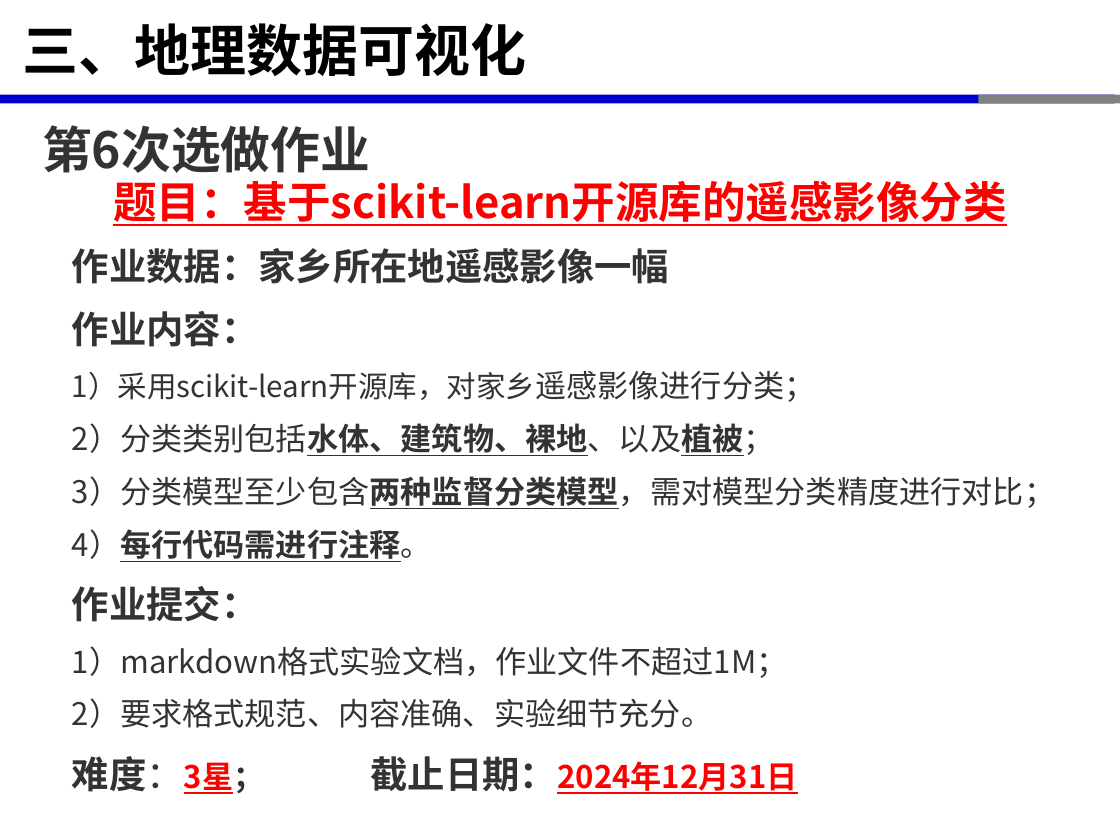
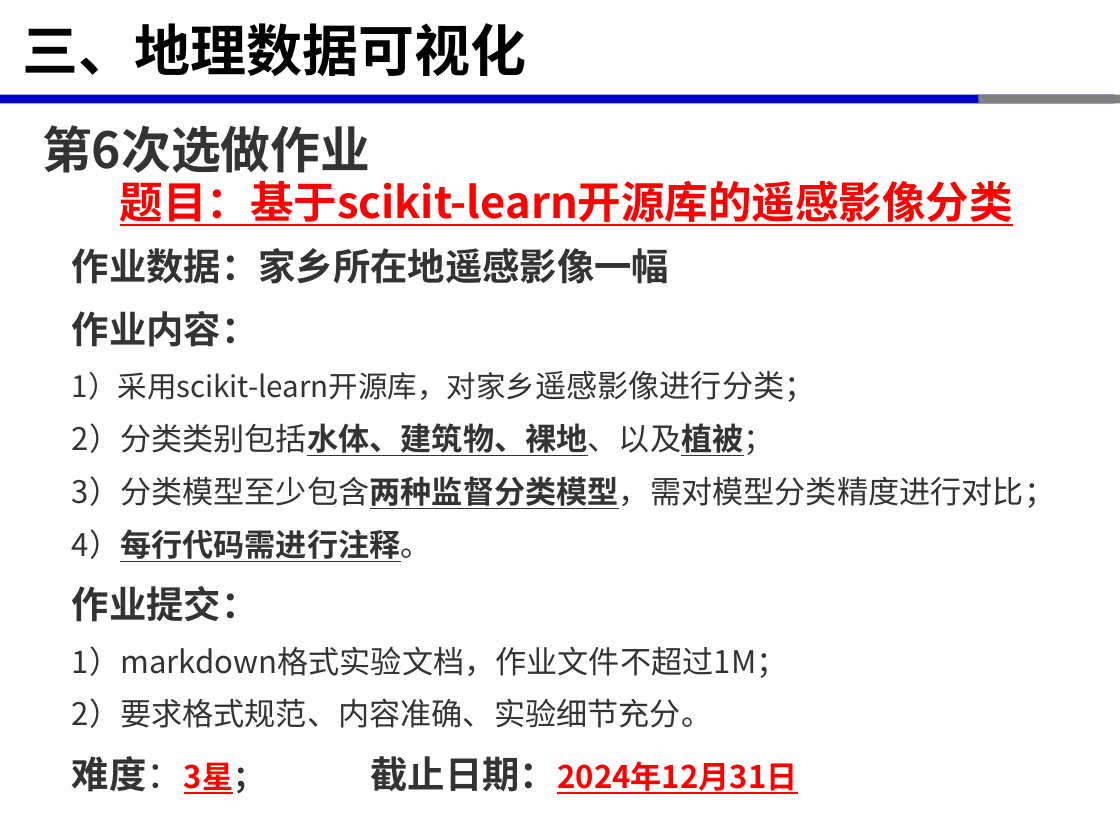
Before and after one commit to xinluo2018/open-source-gis-course, a slide deck: slide 14 of 第7章-机器学习与遥感影像分类-6课时/第7章-机器学习与遥感影像分类.pptx. Drawn at 1120x840 pixels with LibreOffice and Linux fonts; fonts in the diff are those of the drawing. Boxes give left, top, right and bottom in pixels: in the first picture for what was removed or moved away, otherwise in the second. Text is boxed around its words. In the diff, an @@ line names an element or a change of style, - is before the commit and + after.

```diff
--- a/第7章-机器学习与遥感影像分类-6课时/第7章-机器学习与遥感影像分类.pptx
+++ b/第7章-机器学习与遥感影像分类-6课时/第7章-机器学习与遥感影像分类.pptx
@@ text "题目：基于scikit-learn开源库的遥感影像分类": place and size @@
-text "题目：基于scikit-learn开源库的遥感影像分类" at [113, 181, 1006, 226]
+text "题目：基于scikit-learn开源库的遥感影像分类" at [120, 181, 1013, 226]
```
Also in this commit, not shown: 4 other slides changed, 8 other files.
